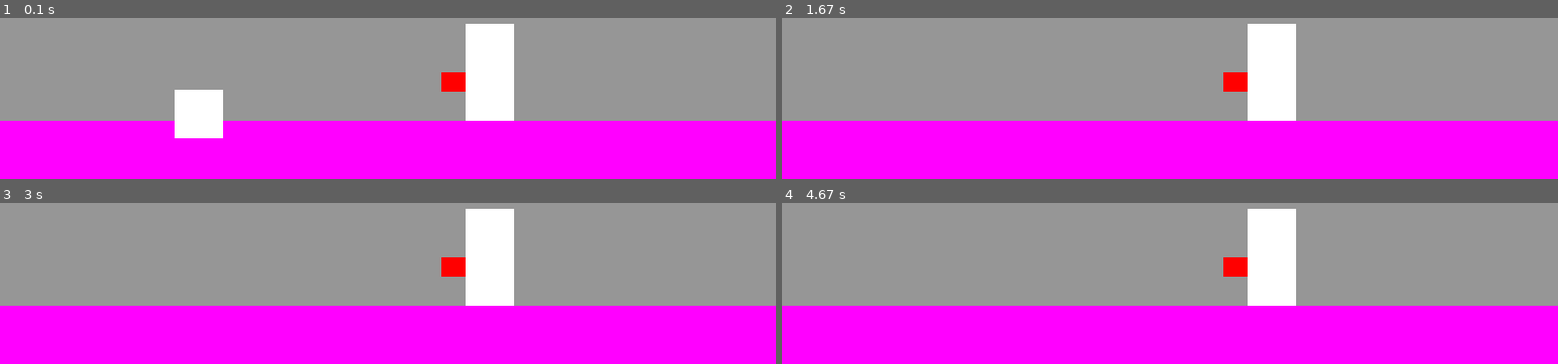
Above: before the commit, frames 1-4 (two rows, left to right).
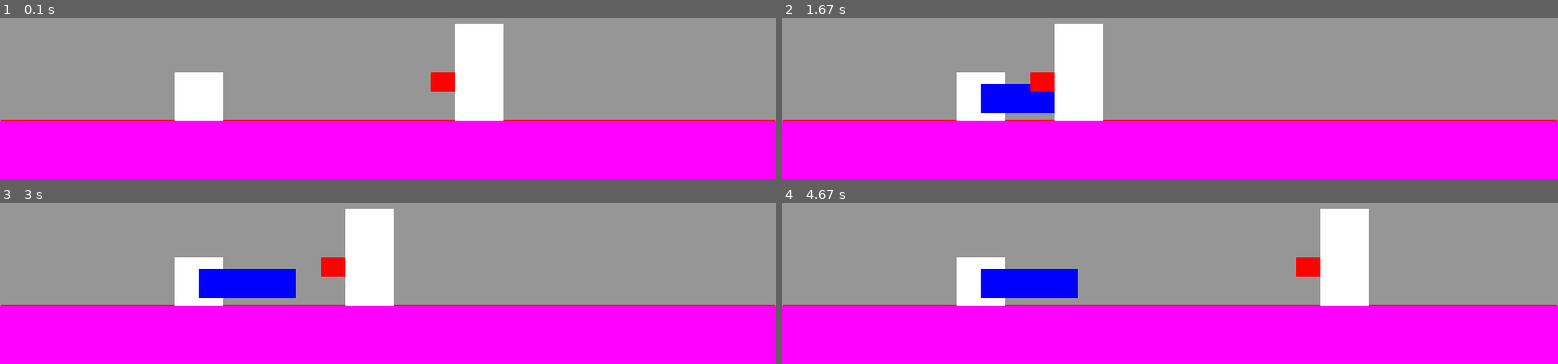
Above: after the commit, the same moments.

Repository: EliaMaillard-Salin/MiniStudio
Game: pygame game, started from Flo/IA_Boss.py
Two runs of this game, one before a commit and one after it. Both use one fixed random seed, a clock stepped at 60 frames per second and the inputs below.
Inputs (mouse positions are in pixels of both pictures, inside the frame that each line leads up to):
- Up to frame 1 (0.1 s): no input
- Up to frame 2 (1.67 s): tap Space at 0.33 s; click (outside the picture) at 0.72 s; click (outside the picture) at 1.05 s; click (1457, 92) at 1.38 s
- Up to frame 3 (3 s): click (outside the picture) at 1.72 s; click (349, 223) at 2.05 s; click (outside the picture) at 2.38 s; click (outside the picture) at 2.72 s
- Up to frame 4 (4.67 s): click (outside the picture) at 3.05 s; click (outside the picture) at 3.38 s; click (outside the picture) at 3.72 s; click (outside the picture) at 4.05 s; click (outside the picture) at 4.38 s

The runs differ from the first frame. In frame 1, 3.7% of the frame differs, in the area x 0-100%, y 3-75%; in frame 2, 12%; in frame 3, 12%, in the area x 0-100%, y 3-64%; in frame 4, 12%.

Commit message:
Version Final Athéna

Diff:
--- a/Flo/IA_Boss.py
+++ b/Flo/IA_Boss.py
@@ -1,6 +1,7 @@
 import pygame as py
 from random import *
 import PlayerMovement
+import Plateform
 
 class Boss:
     def __init__(self, x,y,c,w,h):
@@ -11,6 +12,15 @@
         self.width = w
         self.height = h
         self.status_parry = False
+
+        #Movement
+        self.velocity = 1
+        self.jumpForce = 10
+        self.gravity = 0.5
+        self.verticalVelocity = 0
+        self.maxPosY = 0
+        self.x_goal = self.x_goal = randint(30,int(self.x))
+
         #Weapon
         self.x_weapon = self.x + (self.width/2)
         self.y_weapon = self.y + (self.height/2)
@@ -18,39 +28,72 @@
         self.w_weapon = 50
         self.base_w_weapon = self.w_weapon
         self.h_weapon = 20
-        self.attackRect = py.Rect(self.x_weapon,self.y_weapon,self.w_weapon,self.h_weapon)
+
         #Shield
         self.w_shield = 10
         self.h_shield = h + 10
+
         #Aoe
-        self.w_shockwave = 30
+        self.w_shockwave = 40
         self.h_shockwave = 20
         self.shockwave_y = base_ground-self.h_shockwave
         self.shockwave_l_x = self.x-self.w_shockwave
         self.shockwave_r_x = self.x+self.width
-        self.AoeRect_l = py.Rect(self.shockwave_l_x,self.shockwave_y,self.w_shockwave,self.h_shockwave)
-        self.AoeRect_r = py.Rect(self.shockwave_r_x,self.shockwave_y,self.w_shockwave,self.h_shockwave)
+
         #Condition
         self.time_attack = 0
         self.movement = True
         self.status_aoe = False
         self.status_attack = False
         self.status_damage = True
+        self.isJumping = False
+        self.onGround = False
+
+    def choose_goal(self):
+        if randint(1,2) == 1 :
+                self.x_goal = randint(30,int(self.x))
+        else:
+            self.x_goal = randint(int(self.x)+self.width,w_screen)
 
     def move(self):
-        if self.x > player.posX+player.width :
-            self.x -= 0.5
-        elif self.x + self.width < player.posX :
-            self.x += 0.5
+        if self.x > self.x_goal :
+            self.x -= self.velocity
+        elif self.x + self.width < self.x_goal:
+            self.x += self.velocity
+        else :
+            self.choose_goal()
         self.x_weapon = self.x + (self.width/2)
+        if self.isJumping :
+            self.verticalVelocity += self.gravity
+            self.y += self.verticalVelocity
+        if (self.y <= self.maxPosY):
+            self.y = self.maxPosY
+
         self.shockwave_l_x = self.x-self.w_shockwave
         self.shockwave_r_x = self.x+self.width
-
-    def collide_attack(self,weapon,object):
-        if (weapon.right >= object.left and
-            weapon.left <= object.right and
-            weapon.top <= object.bottom  and
-            weapon.bottom >= object.top):
+        self.y_weapon = self.y + (self.height/2)
+
+    def jump(self):
+        if not self.isJumping:
+                self.isJumping = True
+                self.verticalVelocity = -self.jumpForce
+
+    def collide_attack(self,object):
+        if (self.x_weapon+ self.w_weapon <= object.left and
+            self.x_weapon <= object.right and
+            self.y_weapon <= object.bottom  and
+            self.y_weapon + self.h_weapon >= object.top):
+            return True
+        return False
+
+    def collide_aoe(self,object):
+        if (self.shockwave_l_x+ self.w_shockwave <= object.left and
+            self.shockwave_l_x <= object.right and
+            self.shockwave_y <= object.bottom  and
+            self.shockwave_y + self.h_shockwave >= object.top) or (self.shockwave_r_x+ self.w_shockwave <= object.left and
+            self.shockwave_r_x <= object.right and
+            self.shockwave_y <= object.bottom  and
+            self.shockwave_y + self.h_shockwave >= object.top):
             return True
         return False
 
@@ -60,14 +103,14 @@
         r = (self.range_weapon-(self.w_weapon//2))+1
         if self.x > player.posX :
             if self.w_weapon < r :
-                self.w_weapon+=15
+                self.w_weapon+=8
             else :
                 self.w_weapon = self.base_w_weapon
                 self.movement = True
                 self.status_attack = False
         else :
             if self.w_weapon < r :
-                self.w_weapon+=15
+                self.w_weapon+=8
             else :
                 self.w_weapon = self.base_w_weapon
                 self.movement = True
@@ -95,20 +138,12 @@
             py.display.flip()
             self.status_parry = False
 
-
-
-class Player:
-    def __init__(self, x,y,c,w,h,hp):
-        self.x = x
-        self.y = y
-        self.color = c
-        self.width = w
-        self.height = h
-        self.hp = hp
-
-    def move(self, m):
-        self.x += m*5
-
+    def BossOnGround(self, Y):
+        if (self.verticalVelocity > 0 ):
+            self.y = Y - self.height
+            self.verticalVelocity = 0
+            self.isJumping = False
+            self.onGround = True
 
 
 w_screen = 800
@@ -121,12 +156,19 @@
 athena = Boss(4*(h_screen/5),base_ground-h_athena,(255,255,255),w_athena,h_athena)#x,y,color,w,h
 clock = py.time.Clock()
 end_game = 0
-
+list_plateform = []
+ground = Plateform.Plateform(0,base_ground,w_screen,h_screen/10,(255,0,255))
+ground.CreatePlateform(list_plateform)
 continuer = True
 
 def update_screen ():
     fen.fill((150,150,150))
-    py.draw.rect(fen,(255,0,255),(0,base_ground,w_screen,h_screen/10))
+    for i in list_plateform :
+        if (i.CheckCollision(player.playerRect)):
+            player.PlayerOnGround(i.Rect.top)
+            athena.BossOnGround(i.Rect.top)
+    for i in list_plateform :
+        i.Display(fen)
     if player.hp > 0 :
         player.UpdatePlayer(fen)
     if athena.status_parry == False :
@@ -171,28 +213,33 @@
 while continuer and end_game < 1500 :
     start_t = py.time.get_ticks()
     update_screen()
-    #if athena.movement :
-    #    athena.move()
+    if athena.movement :
+        athena.move()
     if player.hp > 0:
         player.Movement()
-    if (athena.time_attack >= 500 and player.hp > 0) or (athena.time_attack >= 400 and athena.status_parry) or (athena.status_aoe and athena.time_attack >= 10) or (athena.status_attack) :
+    if (athena.time_attack >= 300 and player.hp > 0) or (athena.time_attack >= 400 and athena.status_parry) or (athena.status_aoe and athena.time_attack >= 10) or (athena.status_attack) :
         pattern_boss()
         athena.time_attack = 0
         if athena.status_aoe :
-            if (athena.collide_attack(athena.AoeRect_l,player.playerRect)) or (athena.collide_attack(athena.AoeRect_r,player.playerRect)) and player.hp > 0 and athena.status_damage:
+            if athena.collide_aoe(player.playerRect) and player.hp > 0 and athena.status_damage:
                         player.hp -= 1
                         athena.status_damage = False
         if athena.status_attack :
-            if athena.collide_attack(athena.attackRect,player.playerRect) and player.hp > 0 and athena.status_damage:
+            if athena.collide_attack(player.playerRect) and player.hp > 0 and athena.status_damage:
                         player.hp -= 1
                         athena.status_damage = False
     for event in py.event.get():
         if event.type == py.QUIT:
             continuer = False
+        elif event.type == py.KEYDOWN and event.key == py.K_SPACE :
+            if not player.isJumping:
+                player.isJumping = True
+                player.verticalVelocity = -player.jumpForce
+            if randint(1,3) == 1 :
+                athena.jump()
 
     athena.time_attack += py.time.get_ticks() - start_t
-    print(athena.time_attack)
 
     if player.hp == 0:
         end_game += py.time.get_ticks() - start_t
-    clock.tick(90)
+    clock.tick(200)
--- /dev/null
+++ b/Flo/Plateform.py
@@ -0,0 +1,31 @@
+
+import pygame
+
+class Plateform:
+    def __init__(self,posX,posY,width,height,color):
+        self.posX = posX
+        self.posY = posY
+        self.Rect = pygame.Rect(posX,posY,width,height)
+        self.color = color
+        self.Ground = pygame.Rect(posX + 1 , posY - 1, width - 2 , 1)
+
+    def CreatePlateform(self,plateformeList):
+        plateformeList.append(self)
+
+    def Display(self,surface):
+        pygame.draw.rect(surface,self.color, self.Rect)
+        pygame.draw.rect(surface,"red",self.Ground)
+
+    def PlateformCollision(self, Rect):
+        if (self.Ground.left + self.Ground.width >= Rect.left and
+            self.Ground.left <= Rect.left + Rect.width and
+            self.Ground.top + self.Ground.height >= Rect.bottom - 10  and
+            self.Ground.top <= Rect.top + Rect.height): #Collision avec le sol
+            return True
+        return False
+
+
+    def CheckCollision(self, Rect):
+        if self.PlateformCollision(Rect) :
+                return True
+        return False
